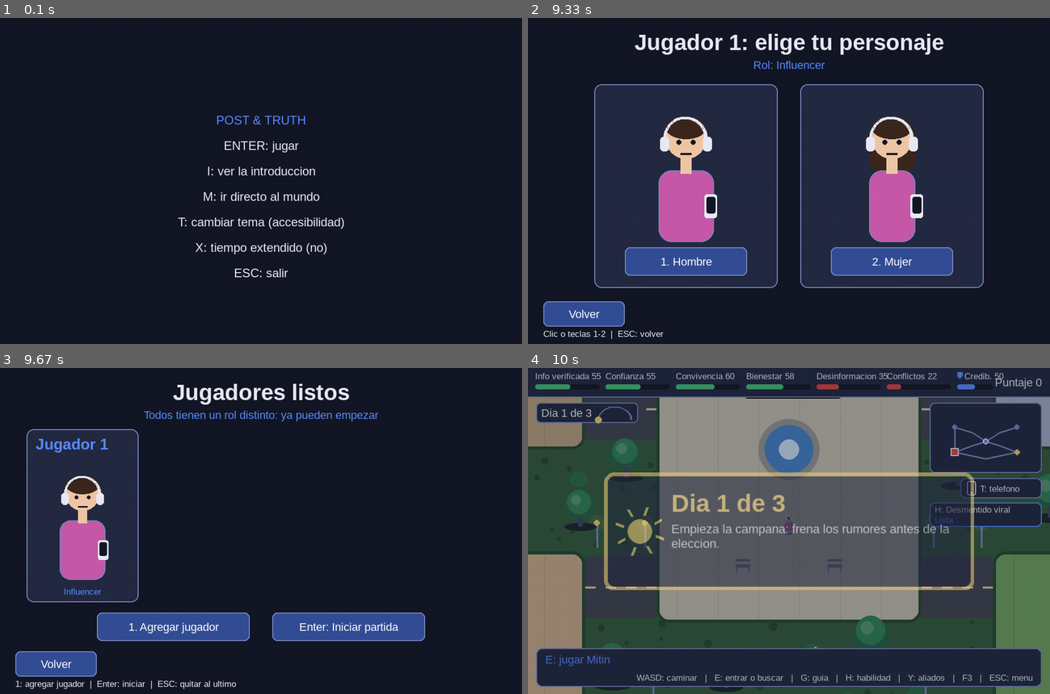
Above: before the commit, frames 1-4 (two rows, left to right).
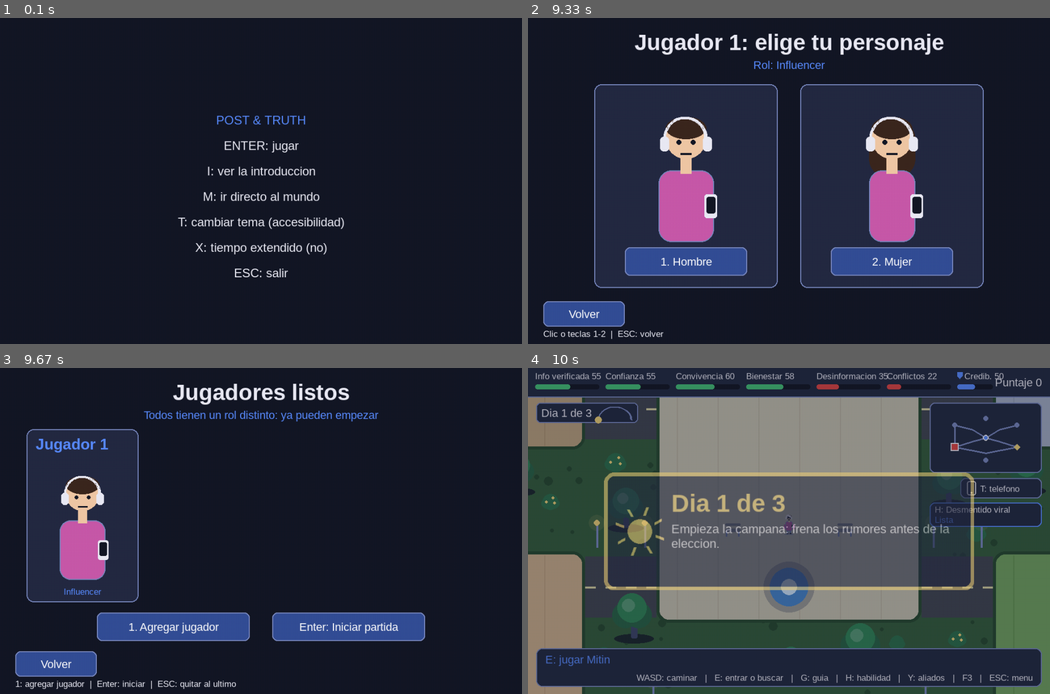
Above: after the commit, the same moments.

Repository: Jsvarela/POST-TRUTH
Game: pygame game, started from src/main.py
Two runs of this game, one before a commit and one after it. Both use one fixed random seed, a clock stepped at 60 frames per second and the inputs below.
Inputs (mouse positions are in pixels of both pictures, inside the frame that each line leads up to):
- Up to frame 1 (0.1 s): no input
- Up to frame 2 (9.33 s): tap Enter at 0.33, 7.53 s; hold Right 0.67-1.13 s; move the mouse to (956, 171) at 0.7 s; hold Up 1.17-1.47 s; hold Right 1.5-1.97 s; hold Left 2-2.53 s; hold Down 2.57-2.87 s; hold Left 2.9-3.3 s; hold Up 3.33-3.7 s; hold Down 4.4-4.77 s; hold Left 4.8-5.27 s; hold Right 5.3-5.77 s; hold Up 5.8-6.1 s; tap V at 5.95, 7.35, 8.45 s; hold Right 6.13-6.6 s; hold Left 6.63-7.17 s; hold Down 7.2-7.5 s; hold Left 7.87-8.27 s; hold Up 8.3-8.67 s; click (715, 112) at 8.75 s; click "3. Influencer" at 9.08 s
- Up to frame 3 (9.67 s): tap 1 at 9.37 s
- Up to frame 4 (10 s): click "Enter: Iniciar partida" at 9.75 s

Frames 1-3 are identical in both runs. In frame 4, 5.2% of the frame differs, in the area x 0-100%, y 9-100%.

Commit message:
Mapa: Auditorio y Registraduria (en obras hasta su fase), variante de noche y mapa de 2560x1800

Diff:
--- a/data/mapa.json
+++ b/data/mapa.json
@@ -1,6 +1,7 @@
 {
-  "tamano": [2560, 1600],
-  "imagenes": {"mapa": "assets/mapa/mapa.png", "zonas": "assets/mapa/zonas.png", "colisiones": "assets/mapa/colisiones.png"},
+  "tamano": [2560, 1800],
+  "imagenes": {"mapa": "assets/mapa/mapa.png", "zonas": "assets/mapa/zonas.png", "colisiones": "assets/mapa/colisiones.png",
+               "noche": "assets/mapa/mapa_noche.png"},
   "velocidad": 330,
   "pies": [24, 14],
   "aparicion": [1280, 900],
@@ -11,14 +12,18 @@
     "alcaldia": {"nombre": "Alcaldia", "color": "#0000ff", "rect": [1680, 100, 760, 640], "centro": [2060, 520],
                  "edificio": [2100, 140, 300, 200]},
     "plaza":    {"nombre": "Plaza",    "color": "#00ff00", "rect": [1020, 480, 520, 600], "centro": [1280, 900],
-                 "edificio": [1180, 520, 200, 110]},
-    "barrio":   {"nombre": "Barrio",   "color": "#ffff00", "rect": [120, 940, 760, 560],  "centro": [500, 1180],
+                 "edificio": [1040, 500, 120, 90]},
+    "barrio":   {"nombre": "Barrio",   "color": "#ffff00", "rect": [120, 940, 760, 760],  "centro": [500, 1180],
                  "edificio": [160, 1260, 300, 200]},
-    "parque":   {"nombre": "Parque",   "color": "#ff00ff", "rect": [1680, 940, 760, 560], "centro": [2060, 1180],
-                 "edificio": [2100, 1260, 300, 200]}
+    "parque":   {"nombre": "Parque",   "color": "#ff00ff", "rect": [1680, 940, 760, 760], "centro": [2060, 1180],
+                 "edificio": [2100, 1260, 300, 200]},
+    "auditorio": {"nombre": "Auditorio", "color": "#00ffff", "rect": [1000, 100, 560, 300], "centro": [1280, 320],
+                  "edificio": [1180, 120, 200, 110]},
+    "registraduria": {"nombre": "Registraduria", "color": "#ff8000", "rect": [1000, 1500, 560, 260],
+                      "centro": [1280, 1570], "edificio": [1180, 1640, 200, 100]}
   },
   "obstaculos": [
-    {"tipo": "fuente", "centro": [1280, 740], "radio": 60},
+    {"tipo": "fuente", "centro": [1280, 1010], "radio": 50},
     {"tipo": "estanque", "centro": [2260, 1120], "radio": 90}
   ],
   "fronteras": [
@@ -27,6 +32,10 @@
     {"desde": "colegio", "hasta": "plaza",   "calle": [880, 600, 140, 120], "barrera": [938, 600, 24, 120], "paso": [950, 660]},
     {"desde": "plaza",   "hasta": "alcaldia","calle": [1540, 600, 140, 120], "barrera": [1598, 600, 24, 120], "paso": [1610, 660]},
     {"desde": "barrio",  "hasta": "plaza",   "calle": [880, 950, 140, 120], "barrera": [938, 950, 24, 120], "paso": [950, 1010]},
-    {"desde": "parque",  "hasta": "plaza",   "calle": [1540, 950, 140, 120], "barrera": [1598, 950, 24, 120], "paso": [1610, 1010]}
+    {"desde": "parque",  "hasta": "plaza",   "calle": [1540, 950, 140, 120], "barrera": [1598, 950, 24, 120], "paso": [1610, 1010]},
+    {"desde": "auditorio", "hasta": "plaza", "calle": [1220, 400, 120, 80], "barrera": [1220, 428, 120, 24], "paso": [1280, 440]},
+    {"desde": "auditorio", "hasta": "colegio", "calle": [880, 200, 120, 120], "barrera": [928, 200, 24, 120], "paso": [940, 260]},
+    {"desde": "registraduria", "hasta": "barrio", "calle": [880, 1540, 120, 120], "barrera": [928, 1540, 24, 120], "paso": [940, 1600]},
+    {"desde": "registraduria", "hasta": "parque", "calle": [1560, 1540, 120, 120], "barrera": [1608, 1540, 24, 120], "paso": [1620, 1600]}
   ]
 }
--- a/src/post_truth/mapa_abierto.py
+++ b/src/post_truth/mapa_abierto.py
@@ -35,6 +35,7 @@
     color: tuple[int, int, int]
     centro: Punto
     edificio: tuple[int, int, int, int]
+    rect: tuple[int, int, int, int]          # su region (para pintar encima obras, crisis o aislamiento)
 
 
 @dataclass(frozen=True)
@@ -59,8 +60,8 @@
         self.tamano: tuple[int, int] = tuple(datos["tamano"])
         if zonas.get_size() != self.tamano or colisiones.get_size() != self.tamano:
             raise ValueError("Las capas del mapa deben tener el tamano de data/mapa.json")
-        self.zonas = {id: ZonaMapa(id, z["nombre"], _color(z["color"]), tuple(z["centro"]), tuple(z["edificio"]))
-                      for id, z in datos["zonas"].items()}
+        self.zonas = {id: ZonaMapa(id, z["nombre"], _color(z["color"]), tuple(z["centro"]), tuple(z["edificio"]),
+                               tuple(z["rect"])) for id, z in datos["zonas"].items()}
         self._por_color = {z.color: z.id for z in self.zonas.values()}
         self.fronteras = [Frontera(f["desde"], f["hasta"], tuple(f["calle"]), tuple(f["barrera"]), tuple(f["paso"]))
                           for f in datos["fronteras"]]
@@ -109,8 +110,10 @@
         return any(r.colliderect(f.barrera) for f in self.barreras_activas())
 
     def sincronizar(self, grafo: GrafoCiudad) -> None:
-        """Las fronteras abiertas son las aristas que el grafo tiene: las demas levantan su barrera."""
-        self.cerradas = {f.clave for f in self.fronteras if grafo.distancia(f.desde, f.hasta) is None}
+        """Las fronteras abiertas son las aristas que el grafo tiene: las demas levantan su barrera (tambien las de
+        una zona que aun no es vertice: esta en obras)."""
+        self.cerradas = {f.clave for f in self.fronteras
+                         if f.desde not in grafo or f.hasta not in grafo or grafo.distancia(f.desde, f.hasta) is None}
 
     # --- movimiento -----------------------------------------------------------------------------
     def mover(self, dir_x: float, dir_y: float, dt: float, llegar: Callable[[str], None] | None = None) -> None:
--- a/src/post_truth/views/decorado.py
+++ b/src/post_truth/views/decorado.py
@@ -64,5 +64,5 @@
         for lado in (-1, 1):
             p = (f.paso[0] + lado * w / 3, y - 18) if horizontal else (x - 18, f.paso[1] + lado * h / 3)
             faroles.append((*p, rng.uniform(0, 2 * math.pi)))
-    bancas = [(z.centro[0] + dx, z.centro[1] + 70) for z in mapa.zonas.values() for dx in (-90, 90)]
+    bancas = [(z.centro[0] + dx, z.centro[1]) for z in mapa.zonas.values() for dx in (-110, 110)]   # a los lados
     return Decorado((), tuple(arboles), tuple(arbustos), tuple(faroles), tuple(bancas))
Binary file changed: assets/mapa/colisiones.png
Binary file changed: assets/mapa/mapa.png
Binary file added: assets/mapa/mapa_noche.png
Binary file changed: assets/mapa/zonas.png
